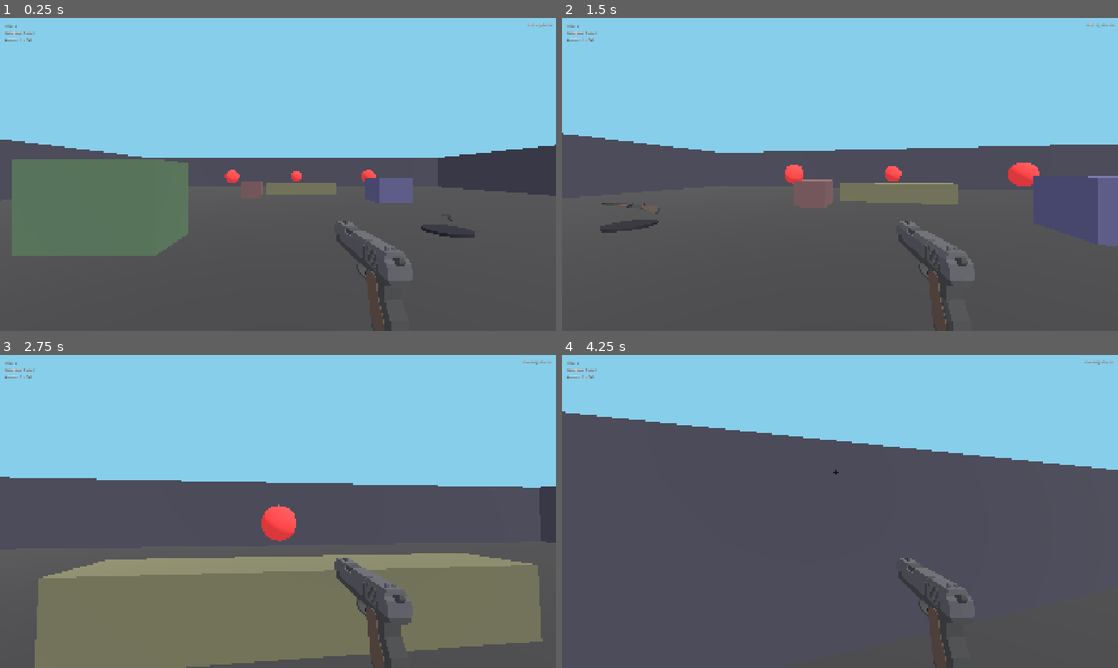
Above: before the commit, frames 1-4 (two rows, left to right).
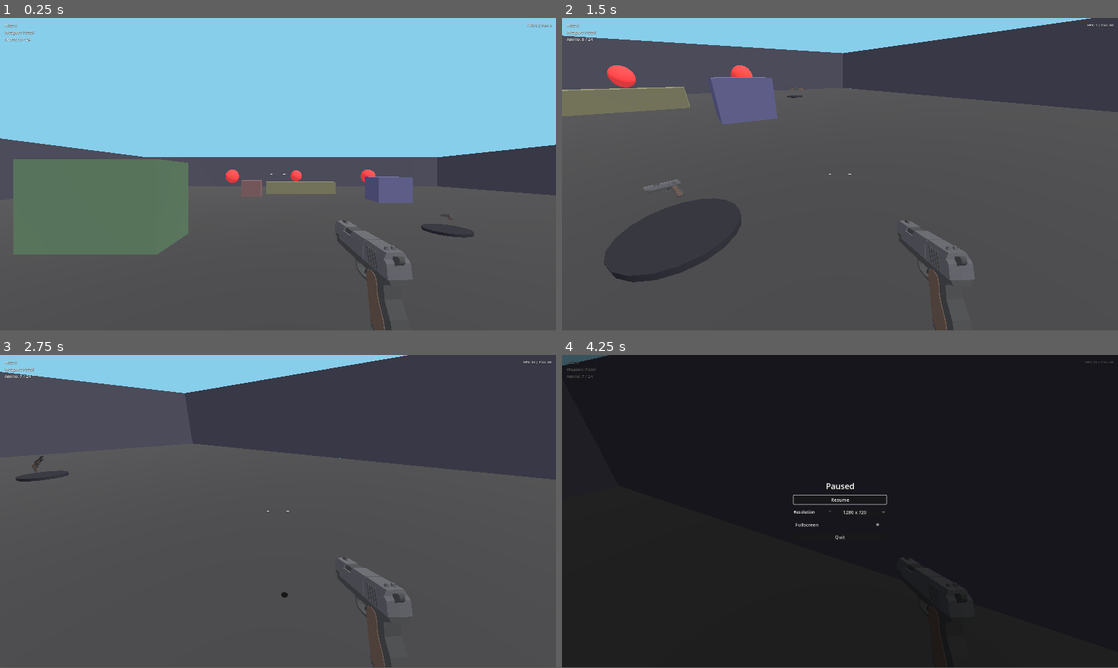
Above: after the commit, the same moments.

Repository: QuisVenator/blitzkampf-godot
Game: Godot game, scene res://scenes/main.tscn
The game is run twice, just before and just after one commit, with the same random seed, the same clock (stepped at 60 frames per second) and the same inputs.
Inputs (mouse positions are in pixels of both pictures, inside the frame that each line leads up to):
- Up to frame 1 (0.25 s): no input
- Up to frame 2 (1.5 s): move the mouse to (867, 174) at 0.52 s; hold W (move_forward) from 0.53 s (still down); right-click (867, 174) at 0.6 s; tap Space (jump) at 0.77 s; move the mouse to (812, 174) at 1.27 s; tap Ctrl (crouch) at 1.35 s
- Up to frame 3 (2.75 s): keep holding W (move_forward); tap Space (jump) at 1.52 s; move the mouse to (289, 505) at 2.02 s; click (289, 505) at 2.1 s
- Up to frame 4 (4.25 s): keep holding W (move_forward); move the mouse to (834, 517) at 2.77 s; tap F (interact) at 2.85 s; tap Space (jump) at 3.02, 3.77 s; move the mouse to (878, 514) at 3.52 s; tap G (interact_alt) at 3.6 s; tap Escape (ui_cancel) at 4.15 s
In our replay, the window is 800x450 before the commit and 800x449 after it. These sizes can differ from the game's own. Grey fills any space a smaller window leaves; there, only what the larger window draws over its background counts as a difference.

The runs differ from the first frame. In frame 1, 1.0% of the frame differs, in the area x 0-100%, y 1-100%; in frame 2, 45%; in frame 3, 63%; in frame 4, 100%, in the area x 0-100%, y 0-100%.

Commit message:
Add pause menu with resolution/fullscreen settings and TODO list

Diff:
--- a/project.godot
+++ b/project.godot
@@ -14,6 +14,10 @@
 run/main_scene="res://scenes/main.tscn"
 config/features=PackedStringArray("4.7", "GL Compatibility")
 config/icon="res://icon.svg"
+
+[autoload]
+
+GameSettings="*res://scripts/core/game_settings.gd"
 
 [display]
 
--- a/scenes/main.tscn
+++ b/scenes/main.tscn
@@ -5,6 +5,8 @@
 [ext_resource type="PackedScene" path="res://scenes/player/player.tscn" id="3_player"]
 [ext_resource type="PackedScene" path="res://scenes/ui/hud.tscn" id="4_hud"]
 [ext_resource type="Script" uid="uid://chvndphg3s0im" path="res://scripts/audio/sfx.gd" id="5_sfx"]
+
+[ext_resource type="PackedScene" path="res://scenes/ui/pause_menu.tscn" id="6_pause"]
 
 [node name="Main" type="Node3D" unique_id=417224619]
 script = ExtResource("1_main")
@@ -15,5 +17,7 @@
 
 [node name="Hud" parent="." unique_id=1044471554 instance=ExtResource("4_hud")]
 
+[node name="PauseMenu" parent="." instance=ExtResource("6_pause")]
+
 [node name="Sfx" type="Node" parent="." unique_id=1626561719]
 script = ExtResource("5_sfx")
--- /dev/null
+++ b/scenes/ui/pause_menu.tscn
@@ -0,0 +1,74 @@
+[gd_scene format=3]
+
+[ext_resource type="Script" path="res://scripts/ui/pause_menu.gd" id="1_menu"]
+[ext_resource type="Theme" path="res://resources/ui/hud_theme.tres" id="2_theme"]
+
+[node name="PauseMenu" type="CanvasLayer"]
+process_mode = 3
+layer = 10
+script = ExtResource("1_menu")
+
+[node name="Root" type="Control" parent="."]
+layout_mode = 3
+anchors_preset = 15
+anchor_right = 1.0
+anchor_bottom = 1.0
+grow_horizontal = 2
+grow_vertical = 2
+theme = ExtResource("2_theme")
+
+[node name="Dim" type="ColorRect" parent="Root"]
+layout_mode = 1
+anchors_preset = 15
+anchor_right = 1.0
+anchor_bottom = 1.0
+grow_horizontal = 2
+grow_vertical = 2
+color = Color(0, 0, 0, 0.6)
+
+[node name="Center" type="CenterContainer" parent="Root"]
+layout_mode = 1
+anchors_preset = 15
+anchor_right = 1.0
+anchor_bottom = 1.0
+grow_horizontal = 2
+grow_vertical = 2
+
+[node name="Panel" type="VBoxContainer" parent="Root/Center"]
+custom_minimum_size = Vector2(320, 0)
+layout_mode = 2
+theme_override_constants/separation = 12
+
+[node name="Title" type="Label" parent="Root/Center/Panel"]
+layout_mode = 2
+theme_override_font_sizes/font_size = 28
+text = "Paused"
+horizontal_alignment = 1
+
+[node name="ResumeButton" type="Button" parent="Root/Center/Panel"]
+unique_name_in_owner = true
+layout_mode = 2
+text = "Resume"
+
+[node name="ResolutionRow" type="HBoxContainer" parent="Root/Center/Panel"]
+layout_mode = 2
+
+[node name="Label" type="Label" parent="Root/Center/Panel/ResolutionRow"]
+layout_mode = 2
+size_flags_horizontal = 3
+text = "Resolution"
+
+[node name="ResolutionOption" type="OptionButton" parent="Root/Center/Panel/ResolutionRow"]
+unique_name_in_owner = true
+layout_mode = 2
+size_flags_horizontal = 3
+
+[node name="FullscreenCheck" type="CheckButton" parent="Root/Center/Panel"]
+unique_name_in_owner = true
+layout_mode = 2
+text = "Fullscreen"
+
+[node name="QuitButton" type="Button" parent="Root/Center/Panel"]
+unique_name_in_owner = true
+layout_mode = 2
+text = "Quit"
--- /dev/null
+++ b/scripts/core/game_settings.gd
@@ -0,0 +1,68 @@
+extends Node
+## Autoload "GameSettings": user-facing options that persist between runs
+## (`user://settings.cfg`) and are applied to the window at startup.
+## Resolution applies to windowed mode; fullscreen uses the display's own size.
+
+const PATH := "user://settings.cfg"
+const SECTION := "display"
+const RESOLUTIONS: Array[Vector2i] = [
+	Vector2i(1280, 720),
+	Vector2i(1600, 900),
+	Vector2i(1920, 1080),
+	Vector2i(2560, 1440),
+	Vector2i(3840, 2160),
+]
+
+var fullscreen := false
+var resolution := RESOLUTIONS[0]
+
+
+func _ready() -> void:
+	var config := ConfigFile.new()
+	if config.load(PATH) == OK:
+		fullscreen = config.get_value(SECTION, "fullscreen", fullscreen)
+		resolution = config.get_value(SECTION, "resolution", resolution)
+	_apply()
+
+
+func set_fullscreen(enabled: bool) -> void:
+	fullscreen = enabled
+	_apply()
+	_save()
+
+
+func set_resolution(size: Vector2i) -> void:
+	resolution = size
+	_apply()
+	_save()
+
+
+## Resolutions the current display can show, plus the chosen one.
+func available_resolutions() -> Array[Vector2i]:
+	var screen_size := DisplayServer.screen_get_size(get_window().current_screen)
+	var result: Array[Vector2i] = []
+	for candidate in RESOLUTIONS:
+		if candidate == resolution or (candidate.x <= screen_size.x and candidate.y <= screen_size.y):
+			result.append(candidate)
+	return result
+
+
+func _apply() -> void:
+	# The headless display server (tests) has no real window.
+	if DisplayServer.get_name() == "headless":
+		return
+	var window := get_window()
+	if fullscreen:
+		window.mode = Window.MODE_FULLSCREEN
+		return
+	window.mode = Window.MODE_WINDOWED
+	window.size = resolution
+	var usable := DisplayServer.screen_get_usable_rect(window.current_screen)
+	window.position = usable.position + (usable.size - resolution) / 2
+
+
+func _save() -> void:
+	var config := ConfigFile.new()
+	config.set_value(SECTION, "fullscreen", fullscreen)
+	config.set_value(SECTION, "resolution", resolution)
+	config.save(PATH)
--- a/scripts/core/main.gd
+++ b/scripts/core/main.gd
@@ -1,5 +1,5 @@
 extends Node3D
-## Wires the pieces together: places the player, captures the mouse (Esc toggles it), and
+## Wires the pieces together: places the player, captures the mouse (the pause menu releases it), and
 ## connects gameplay signals to the HUD and sound effects.
 
 @onready var _player: Player = $Player
@@ -22,8 +22,3 @@
 	_weapons.hit_confirmed.connect(_sfx.play.bind(&"hit"))
 	_weapons.reload_started.connect(func(_definition: WeaponDefinition) -> void: _sfx.play(&"reload"))
 	_weapons.picked_up.connect(_sfx.play.bind(&"pickup"))
-
-
-func _unhandled_input(event: InputEvent) -> void:
-	if event.is_action_pressed(&"ui_cancel"):
-		Input.mouse_mode = Input.MOUSE_MODE_VISIBLE if GameInput.is_active() else Input.MOUSE_MODE_CAPTURED
--- /dev/null
+++ b/scripts/ui/pause_menu.gd
@@ -0,0 +1,63 @@
+class_name PauseMenu
+extends CanvasLayer
+## Esc pauses the game (the scene tree) and shows this menu; Esc or Resume
+## continues. Runs while paused (process mode "Always" in the scene).
+
+@onready var _resume: Button = %ResumeButton
+@onready var _resolution: OptionButton = %ResolutionOption
+@onready var _fullscreen: CheckButton = %FullscreenCheck
+@onready var _quit: Button = %QuitButton
+
+
+func _ready() -> void:
+	hide()
+	_resume.pressed.connect(resume)
+	_quit.pressed.connect(get_tree().quit)
+	_resolution.item_selected.connect(_on_resolution_selected)
+	_fullscreen.toggled.connect(_on_fullscreen_toggled)
+	_refresh_options()
+
+
+func _unhandled_input(event: InputEvent) -> void:
+	if event.is_action_pressed(&"ui_cancel"):
+		get_viewport().set_input_as_handled()
+		if get_tree().paused:
+			resume()
+		else:
+			pause()
+
+
+func pause() -> void:
+	get_tree().paused = true
+	Input.mouse_mode = Input.MOUSE_MODE_VISIBLE
+	_refresh_options()
+	show()
+	_resume.grab_focus()
+
+
+func resume() -> void:
+	hide()
+	get_tree().paused = false
+	Input.mouse_mode = Input.MOUSE_MODE_CAPTURED
+
+
+func _refresh_options() -> void:
+	_resolution.clear()
+	var selected := 0
+	for size in GameSettings.available_resolutions():
+		_resolution.add_item("%d x %d" % [size.x, size.y])
+		_resolution.set_item_metadata(_resolution.item_count - 1, size)
+		if size == GameSettings.resolution:
+			selected = _resolution.item_count - 1
+	_resolution.select(selected)
+	_resolution.disabled = GameSettings.fullscreen
+	_fullscreen.set_pressed_no_signal(GameSettings.fullscreen)
+
+
+func _on_resolution_selected(index: int) -> void:
+	GameSettings.set_resolution(_resolution.get_item_metadata(index))
+
+
+func _on_fullscreen_toggled(enabled: bool) -> void:
+	GameSettings.set_fullscreen(enabled)
+	_resolution.disabled = enabled
--- a/tools/smoke_test.gd
+++ b/tools/smoke_test.gd
@@ -122,6 +122,7 @@
 	_check("dropped pistol kept its ammo", _weapons.primary.in_mag == 8 and _weapons.primary.reserve == 23)
 
 	await _test_akimbo()
+	await _test_pause()
 
 	print("smoke test: %s" % ("OK" if _failures == 0 else "%d FAILED" % _failures))
 	quit(1 if _failures > 0 else 0)
@@ -224,6 +225,31 @@
 	_check("G swaps a lone primary", _weapons.primary.definition == smg and not _weapons.is_akimbo())
 
 
+## Esc pauses the tree and shows the menu; Esc again resumes.
+func _test_pause() -> void:
+	# Typed as CanvasLayer: this -s script compiles before autoloads (GameSettings) exist.
+	var menu := _main.get_node("PauseMenu") as CanvasLayer
+	_check("pause menu hidden at start", not menu.visible and not paused)
+	_send_escape()
+	await _frames(2)
+	_check("Esc pauses and shows the menu", paused and menu.visible)
+	var before := _player.global_position
+	Input.action_press(&"move_forward")
+	await _frames(10)
+	Input.action_release(&"move_forward")
+	_check("player frozen while paused", _player.global_position.is_equal_approx(before))
+	_send_escape()
+	await _frames(2)
+	_check("Esc resumes", not paused and not menu.visible)
+
+
+func _send_escape() -> void:
+	var event := InputEventAction.new()
+	event.action = &"ui_cancel"
+	event.pressed = true
+	Input.parse_input_event(event)
+
+
 func _press(action: StringName) -> void:
 	Input.action_press(action)
 	await _frames(2)
Not shown, added: scripts/core/game_settings.gd.uid
Not shown, added: scripts/ui/pause_menu.gd.uid
Not shown, changed: AGENTS.md
Not shown, added: TODO.md
